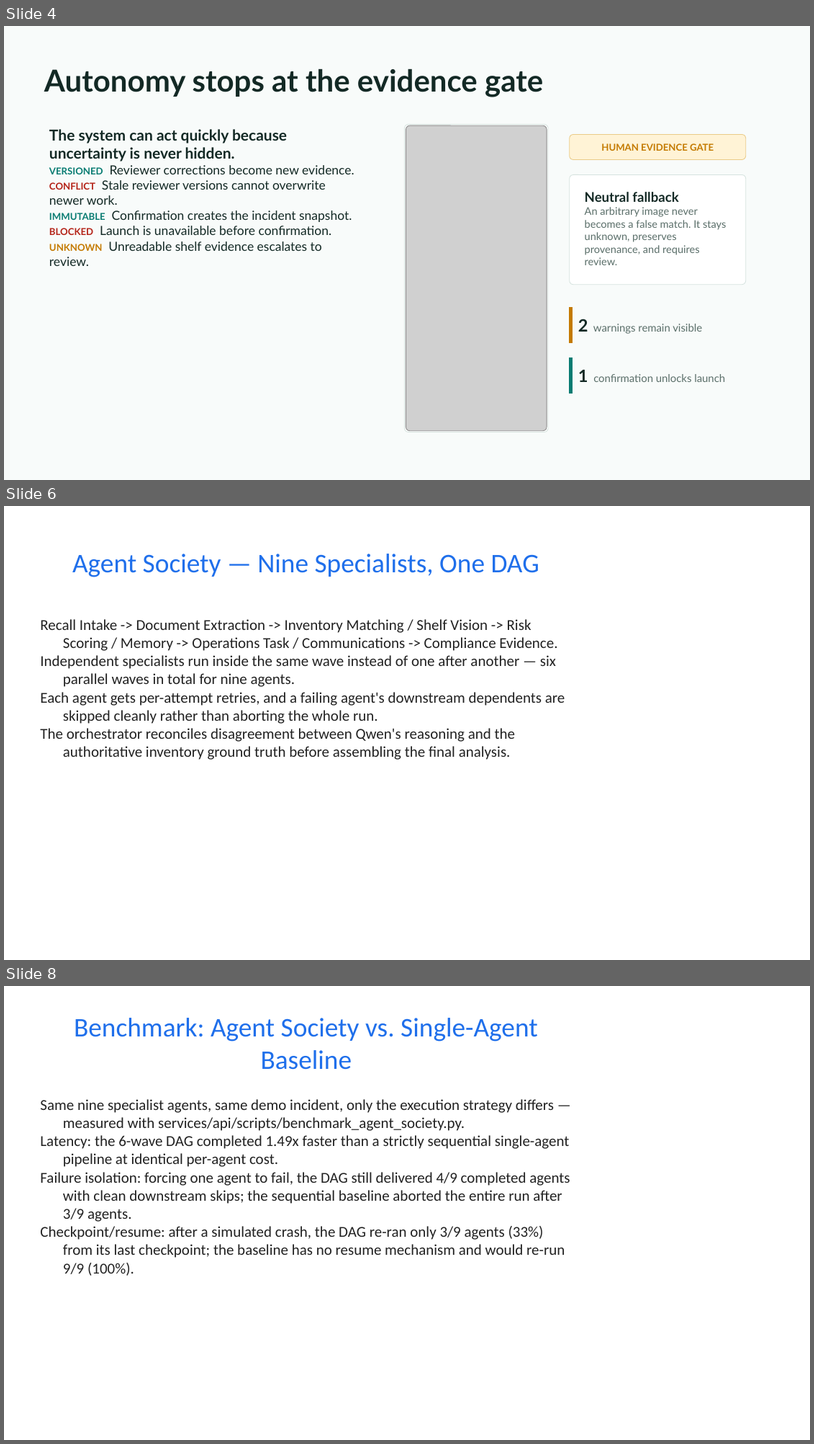
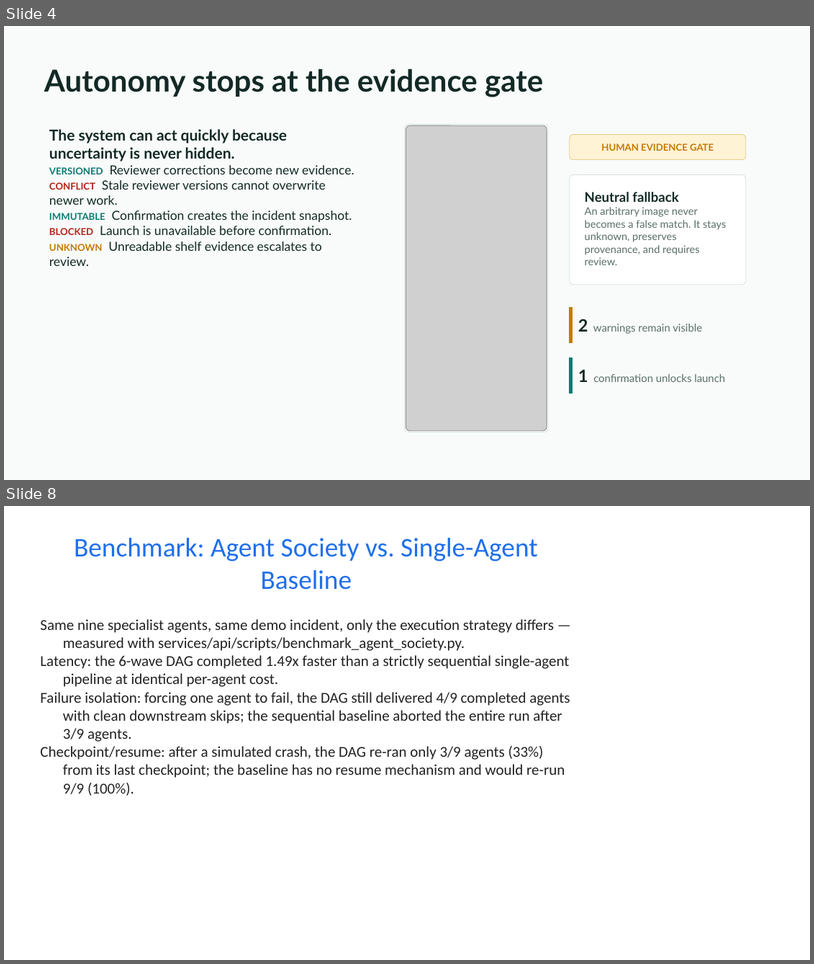
Before and after one commit to ankitranjan-dsai/batchhelm-ai, a slide deck: docs/presentation/batchhelm-ai-hackathon-deck.pptx. Shown one above the other, each under a label of ours: slides 4, 6 and 8 before the commit, slides 4 and 8 after it; the slides between them are not shown. The pictures are 814x1444 and 814x964 pixels, drawn with LibreOffice and Linux fonts; fonts in the diff are those of the drawing; grey boxes stand for pictures. Boxes give left, top, right and bottom in pixels: in the first picture for what was removed or moved away, otherwise in the second. Text is boxed around its words. In the diff, an @@ line names an element or a change of style, - is before the commit and + after.

```diff
--- a/docs/presentation/batchhelm-ai-hackathon-deck.pptx
+++ b/docs/presentation/batchhelm-ai-hackathon-deck.pptx
@@ slide 6 removed at (x1=4, y1=506, x2=810, y2=960), background #FFFFFF @@
@@ title removed at (x1=72, y1=554, x2=540, y2=577) @@
-Agent Society — Nine Specialists, One DAG
@@ text removed at (x1=40, y1=619, x2=566, y2=759) @@
-Recall Intake -> Document Extraction -> Inventory Matching / Shelf Vision -> Risk Scoring / Memory -> Operations Task / Communications -> Compliance Evidence.
-Independent specialists run inside the same wave instead of one after another — six parallel waves in total for nine agents.
-Each agent gets per-attempt retries, and a failing agent's downstream dependents are skipped cleanly rather than aborting the whole run.
-The orchestrator reconciles disagreement between Qwen's reasoning and the authoritative inventory ground truth before assembling the final analysis.
```
Also in this commit, not shown: 3 slides added, 2 other slides removed, 1 other file.
